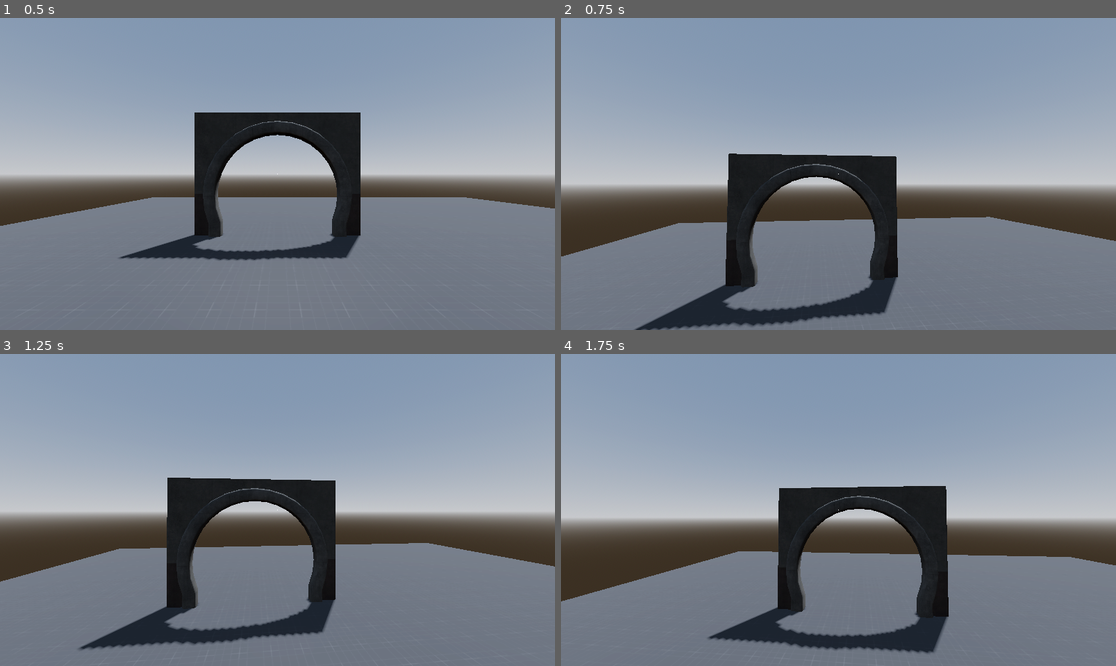
Above: before the commit, frames 1-4 (two rows, left to right).
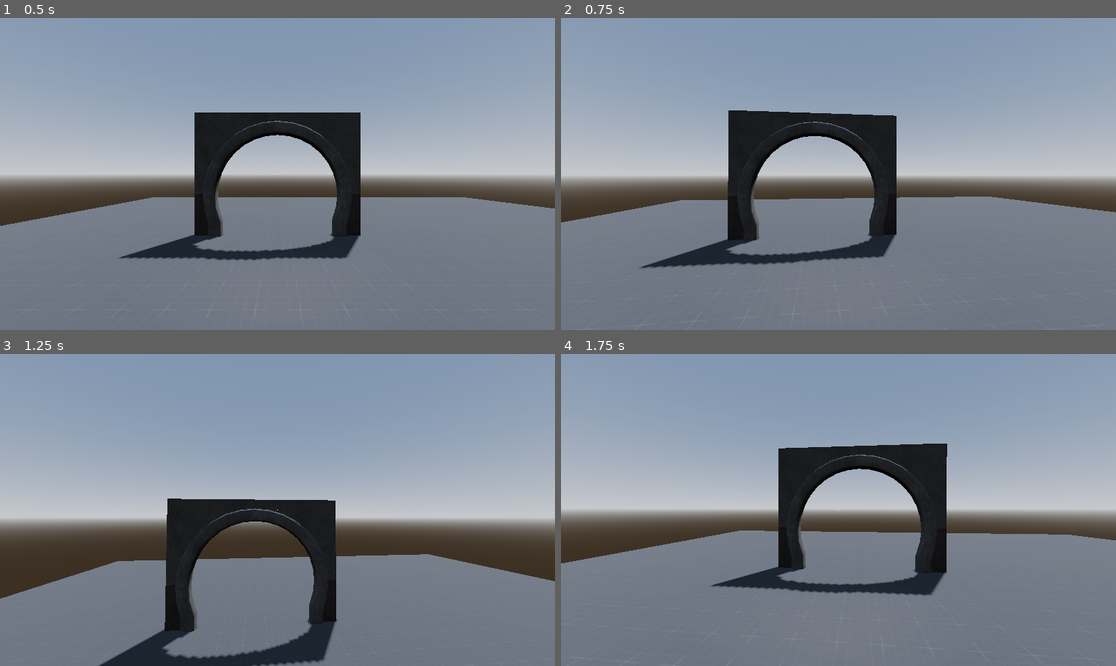
Above: after the commit, the same moments.

Repository: omphdev/PSXBunkersPackDebug
Game: Godot game, scene res://scene.tscn
Same seed, same stepped clock (60 frames per second), same inputs: the game is played once before the commit and once after it. Before the commit the project has no main scene; this scene is started directly in both runs.
Inputs (mouse positions are in pixels of both pictures, inside the frame that each line leads up to):
- Up to frame 1 (0.5 s): no input
- Up to frame 2 (0.75 s): tap Enter (ui_accept) at 0.5 s; move the mouse to (866, 174) at 0.52 s; hold Up (ui_up) from 0.53 s (still down); tap Ctrl (crouch, bound only after the commit) at 0.6 s
- Up to frame 3 (1.25 s): keep holding Up (ui_up); tap Space (jump, bound only after the commit) at 0.77, 1.07 s; tap Shift (sprint, bound only after the commit) at 0.8 s
- Up to frame 4 (1.75 s): keep holding Up (ui_up); move the mouse to (810, 510) at 1.27 s; tap Shift (sprint, bound only after the commit) at 1.35 s; tap Space (jump, bound only after the commit) at 1.52, 1.55 s

Frame 1 is identical in both runs. In frame 2, 24% of the frame differs, in the area x 0-100%, y 29-100%; in frame 3, 16%; in frame 4, 23%.

Commit message:
Added input controls

Diff:
--- a/project.godot
+++ b/project.godot
@@ -11,5 +11,48 @@
 [application]
 
 config/name="ObjDebug"
+run/main_scene="res://scene.tscn"
 config/features=PackedStringArray("4.2", "Forward Plus")
 config/icon="res://icon.svg"
+
+[dotnet]
+
+project/assembly_name="ObjDebug"
+
+[input]
+
+move_forward={
+"deadzone": 0.5,
+"events": [Object(InputEventKey,"resource_local_to_scene":false,"resource_name":"","device":-1,"window_id":0,"alt_pressed":false,"shift_pressed":false,"ctrl_pressed":false,"meta_pressed":false,"pressed":false,"keycode":0,"physical_keycode":87,"key_label":0,"unicode":119,"echo":false,"script":null)
+]
+}
+move_backward={
+"deadzone": 0.5,
+"events": [Object(InputEventKey,"resource_local_to_scene":false,"resource_name":"","device":-1,"window_id":0,"alt_pressed":false,"shift_pressed":false,"ctrl_pressed":false,"meta_pressed":false,"pressed":false,"keycode":0,"physical_keycode":83,"key_label":0,"unicode":115,"echo":false,"script":null)
+]
+}
+move_left={
+"deadzone": 0.5,
+"events": [Object(InputEventKey,"resource_local_to_scene":false,"resource_name":"","device":-1,"window_id":0,"alt_pressed":false,"shift_pressed":false,"ctrl_pressed":false,"meta_pressed":false,"pressed":false,"keycode":0,"physical_keycode":65,"key_label":0,"unicode":97,"echo":false,"script":null)
+]
+}
+move_right={
+"deadzone": 0.5,
+"events": [Object(InputEventKey,"resource_local_to_scene":false,"resource_name":"","device":-1,"window_id":0,"alt_pressed":false,"shift_pressed":false,"ctrl_pressed":false,"meta_pressed":false,"pressed":false,"keycode":0,"physical_keycode":68,"key_label":0,"unicode":100,"echo":false,"script":null)
+]
+}
+jump={
+"deadzone": 0.5,
+"events": [Object(InputEventKey,"resource_local_to_scene":false,"resource_name":"","device":-1,"window_id":0,"alt_pressed":false,"shift_pressed":false,"ctrl_pressed":false,"meta_pressed":false,"pressed":false,"keycode":0,"physical_keycode":32,"key_label":0,"unicode":32,"echo":false,"script":null)
+]
+}
+crouch={
+"deadzone": 0.5,
+"events": [Object(InputEventKey,"resource_local_to_scene":false,"resource_name":"","device":-1,"window_id":0,"alt_pressed":false,"shift_pressed":false,"ctrl_pressed":false,"meta_pressed":false,"pressed":false,"keycode":0,"physical_keycode":4194326,"key_label":0,"unicode":0,"echo":false,"script":null)
+]
+}
+sprint={
+"deadzone": 0.5,
+"events": [Object(InputEventKey,"resource_local_to_scene":false,"resource_name":"","device":-1,"window_id":0,"alt_pressed":false,"shift_pressed":false,"ctrl_pressed":false,"meta_pressed":false,"pressed":false,"keycode":0,"physical_keycode":4194325,"key_label":0,"unicode":0,"echo":false,"script":null)
+]
+}
--- a/scene.tscn
+++ b/scene.tscn
@@ -41,6 +41,7 @@
 [node name="Character" parent="." instance=ExtResource("1_3ib2f")]
 transform = Transform3D(1, 0, 0, 0, 1, 0, 0, 0, 1, -2, 0, 3)
 default_reticle = "res://quality-godot-first-person-2-3349efe6bbee35f23c8325a56aee75809d089a5f/addons/fpc/reticles/reticle_0.tscn"
+JUMP = "jump"
 LEFT = "move_left"
 RIGHT = "move_right"
 FORWARD = "move_forward"
